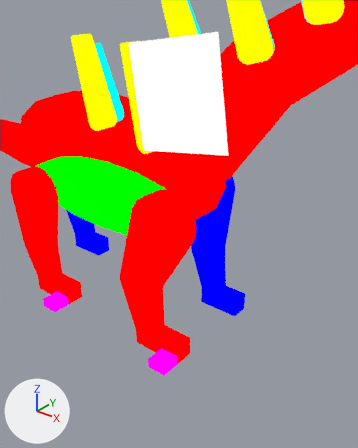
Before and after pictures for a commit that changed the Blender file assets-source/blender/motion/amargasaurus-dance.blend.
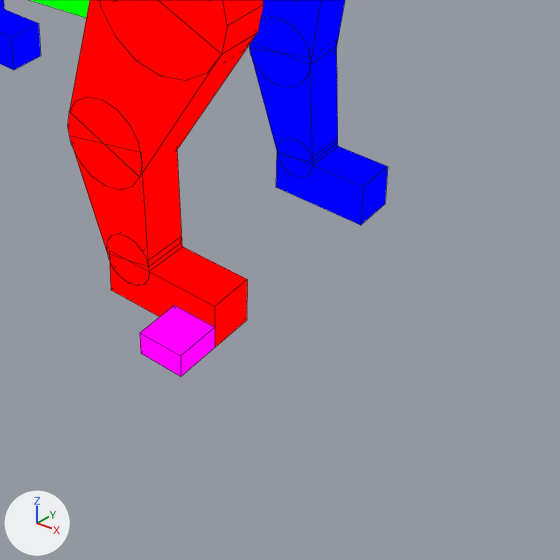
Each version appears first from a 50 mm camera at (91.03, -36.23, 33.36) aimed at (84.6, -28.19, 28.37), and next in a close-up on the part from 26% to 87% of the width and 51% to 100% of the height. Every picture has the same lights, and +X, +Y and +Z are marked at lower left. The last two pictures show the newer version. The close-ups show mesh edges as thin lines.

The first close-up shows 'DinoTycoon_Motion_amargasaurus_dance_far_back_foot', 'DinoTycoon_Motion_amargasaurus_dance_far_front_0', 'DinoTycoon_Motion_amargasaurus_dance_far_front_1', 'DinoTycoon_Motion_amargasaurus_dance_far_front_foot', 'DinoTycoon_Motion_amargasaurus_dance_far_front_joint_1', 'DinoTycoon_Motion_amargasaurus_dance_near_front_0', 'DinoTycoon_Motion_amargasaurus_dance_near_front_1', 'DinoTycoon_Motion_amargasaurus_dance_near_front_claws', 'DinoTycoon_Motion_amargasaurus_dance_near_front_foot', 'DinoTycoon_Motion_amargasaurus_dance_near_front_joint_0', 'DinoTycoon_Motion_amargasaurus_dance_near_front_joint_1', 'DinoTycoon_Motion_amargasaurus_dance_near_front_tip' and 2 more.
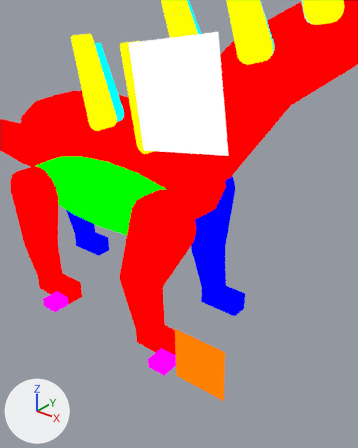
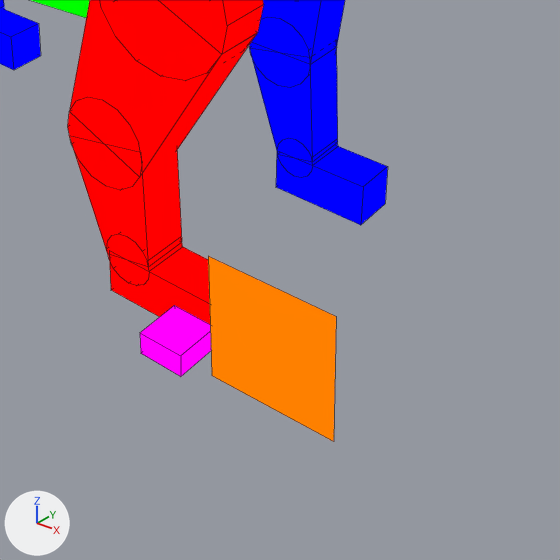
The newer file adds a shape key; the second version is drawn at full value of the shape key 'dance_01' of 'DinoTycoon_Motion_amargasaurus_dance_eye_white', and the change is written as the vertex moves it makes.

What differs and where, as boxes (x1, y1, x2, y2) in the close-ups (560 x 560 px):
'DinoTycoon_Motion_amargasaurus_dance_eye_white', added (orange): after (208, 256, 336, 442)

The change, as a list of edits to the scene's bpy script:
```text
Add mat_dinotycoon_role_y:
    mat_dinotycoon_role_y = emission_material('DinoTycoon_Role_Y')
    mat_dinotycoon_role_y.base_color = (1.0, 0.216, 0.0)  # orange #ff8000
Add me_dinotycoon_motion_amargasaurus_dance_sample_eye_white:
    me_dinotycoon_motion_amargasaurus_dance_sample_eye_white.from_pydata([(85.119, -29.0, 26.14), (86.518, -29.0, 26.181), (86.56, -29.0, 24.782), (85.16, -29.0, 24.741), (85.119, -29.0, 26.14), (86.518, -29.0, 26.181), (86.56, -29.0, 24.782), (85.16, -29.0, 24.741)], [], [(3, 2, 1, 0), (4, 5, 6, 7), (0, 1, 5, 4), (1, 2, 6, 5), (2, 3, 7, 6), (3, 0, 4, 7)])
    me_dinotycoon_motion_amargasaurus_dance_sample_eye_white.materials.append(mat_dinotycoon_role_y)  # orange #ff8000
Add ob_dinotycoon_motion_amargasaurus_dance_eye_white:
    ob_dinotycoon_motion_amargasaurus_dance_eye_white = bpy.data.objects.new('DinoTycoon_Motion_amargasaurus_dance_eye_white', me_dinotycoon_motion_amargasaurus_dance_sample_eye_white)
    ob_dinotycoon_motion_amargasaurus_dance_eye_white.location = (0.0, 0.0, 0.0)
```
